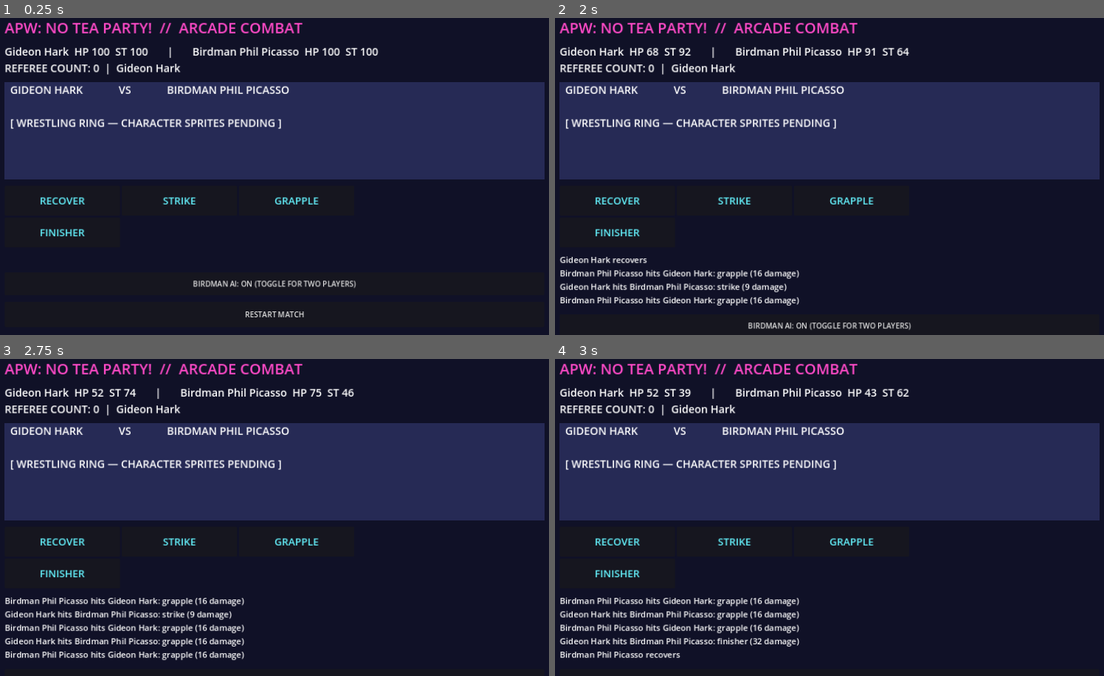
Above: before the commit, frames 1-4 (two rows, left to right).
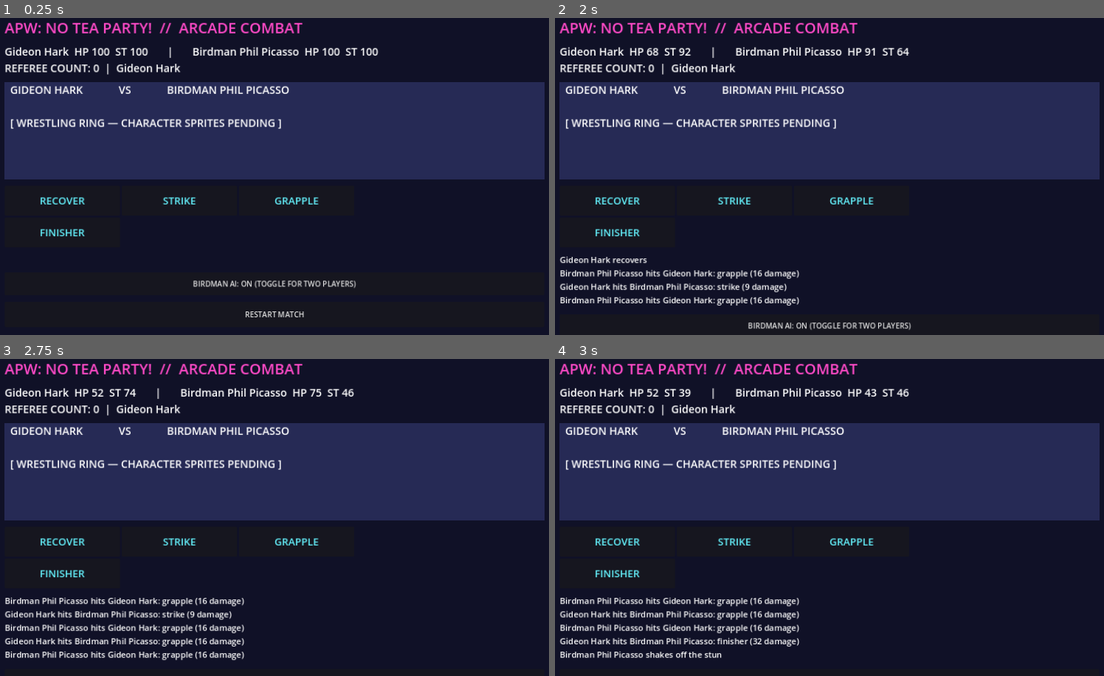
Above: after the commit, the same moments.

Repository: Cardinalrampolla/APW-NO-TEA-PARTY
Game: Godot game, scene res://combat_arcade.tscn
Two runs of this game, one before a commit and one after it. Both use one fixed random seed, a clock stepped at 60 frames per second and the inputs below. This scene is started directly instead of the project's main scene.
Inputs:
- Up to frame 1 (0.25 s): no input
- Up to frame 2 (2 s): click "RECOVER" at 0.5 s; click "STRIKE" at 1.25 s
- Up to frame 3 (2.75 s): click "GRAPPLE" at 2 s
- Up to frame 4 (3 s): click "FINISHER" at 2.75 s

Frames 1-3 are identical in both runs. In frame 4, 0.2% of the frame differs, in the area x 16-65%, y 9-95%.

Commit message:
Prevent stunned wrestlers receiving free stamina after opponent finisher

Diff:
--- a/combat_rules.gd
+++ b/combat_rules.gd
@@ -64,9 +64,11 @@
         log.append("%s hits %s: %s (%d damage)" % [wrestlers[actor]["name"], wrestlers[target]["name"], action, damage])
         current_turn = target
     elif action == "recover":
-        wrestlers[actor]["stamina"] = mini(MAX_STAMINA, wrestlers[actor]["stamina"] + RECOVERY_STAMINA)
+        var was_stunned: bool = wrestlers[actor]["stunned"] > 0
+        if not was_stunned:
+            wrestlers[actor]["stamina"] = mini(MAX_STAMINA, wrestlers[actor]["stamina"] + RECOVERY_STAMINA)
         wrestlers[actor]["stunned"] = 0
-        log.append("%s recovers" % wrestlers[actor]["name"])
+        log.append("%s shakes off the stun" % wrestlers[actor]["name"] if was_stunned else "%s recovers" % wrestlers[actor]["name"])
         current_turn = target
     elif action == "pin":
         pin_target = target
